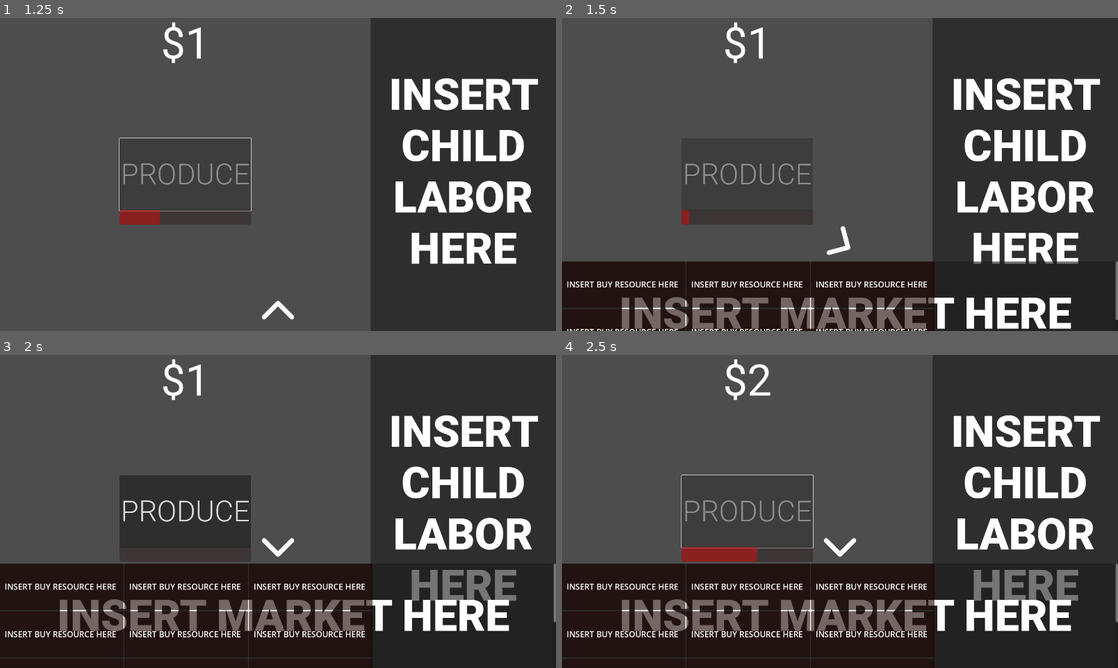
Above: before the commit, frames 1-4 (two rows, left to right).
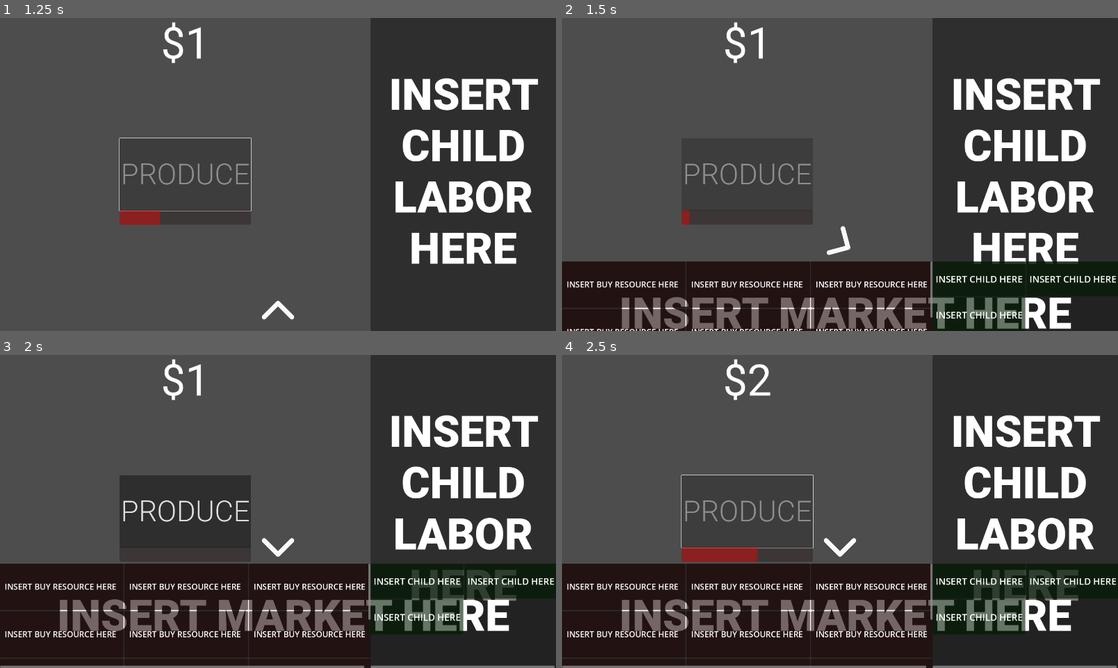
Above: after the commit, the same moments.

Repository: LowBudgetGameDev/Industrial-Revolution-Game
Game: Godot game, scene res://Scenes/Game_Scene.tscn
The game is run twice, just before and just after one commit, with the same random seed, the same clock (stepped at 60 frames per second) and the same inputs.
Inputs (mouse positions are in pixels of both pictures, inside the frame that each line leads up to):
- Up to frame 1 (1.25 s): click "PRODUCE" at 0.5 s
- Up to frame 2 (1.5 s): click (840, 312) at 1.25 s
- Up to frame 3 (2 s): no input
- Up to frame 4 (2.5 s): click "PRODUCE" at 2 s

Frame 1 is identical in both runs. In frame 2, 1.6% of the frame differs, in the area x 66-100%, y 77-100%; in frame 3, 3.3%, in the area x 0-100%, y 66-100%; in frame 4, 3.3%.

Commit message:
Added code to add Market Workers.

Diff:
--- /dev/null
+++ b/Scenes/MarketWorkerUI.tscn
@@ -0,0 +1,39 @@
+[gd_scene format=3 uid="uid://d3sur0ighbywx"]
+
+[node name="MarketWorkerUI" type="Control"]
+custom_minimum_size = Vector2(320, 120)
+layout_mode = 3
+anchors_preset = 15
+anchor_right = 1.0
+anchor_bottom = 1.0
+offset_right = -1920.0
+offset_bottom = -1080.0
+grow_horizontal = 2
+grow_vertical = 2
+
+[node name="Panel" type="Panel" parent="."]
+self_modulate = Color(0, 1, 0, 1)
+layout_mode = 1
+anchors_preset = 15
+anchor_right = 1.0
+anchor_bottom = 1.0
+grow_horizontal = 2
+grow_vertical = 2
+
+[node name="RichTextLabel" type="RichTextLabel" parent="Panel"]
+layout_mode = 1
+anchors_preset = 8
+anchor_left = 0.5
+anchor_top = 0.5
+anchor_right = 0.5
+anchor_bottom = 0.5
+offset_left = -149.5
+offset_top = -22.5
+offset_right = 149.5
+offset_bottom = 22.5
+grow_horizontal = 2
+grow_vertical = 2
+theme_override_font_sizes/normal_font_size = 32
+text = "INSERT CHILD HERE"
+fit_content = true
+autowrap_mode = 0
--- a/Scenes/UI.tscn
+++ b/Scenes/UI.tscn
@@ -181,7 +181,7 @@
 [node name="VBoxContainer" type="VBoxContainer" parent="ChildLaborUI/ScrollContainer"]
 layout_mode = 2
 
-[node name="MarketUI" type="Control" parent="." node_paths=PackedStringArray("open_button", "animation_player", "market_resource_container")]
+[node name="MarketUI" type="Control" parent="." node_paths=PackedStringArray("open_button", "animation_player", "market_resource_container", "market_worker_container")]
 layout_mode = 1
 anchors_preset = 7
 anchor_left = 0.5
@@ -197,6 +197,7 @@
 open_button = NodePath("OpenButton")
 animation_player = NodePath("AnimationPlayer")
 market_resource_container = NodePath("ScrollContainer/GridContainer")
+market_worker_container = NodePath("ScrollContainer2/GridContainer")
 
 [node name="AnimationPlayer" type="AnimationPlayer" parent="MarketUI"]
 libraries = {
@@ -248,9 +249,24 @@
 anchors_preset = 15
 anchor_right = 1.0
 anchor_bottom = 1.0
+offset_right = -640.0
+offset_bottom = -0.000244141
 grow_horizontal = 2
 grow_vertical = 2
 
 [node name="GridContainer" type="GridContainer" parent="MarketUI/ScrollContainer"]
 layout_mode = 2
 columns = 3
+
+[node name="ScrollContainer2" type="ScrollContainer" parent="MarketUI"]
+layout_mode = 1
+anchors_preset = 1
+anchor_left = 1.0
+anchor_right = 1.0
+offset_left = -640.0
+offset_bottom = 360.0
+grow_horizontal = 0
+
+[node name="GridContainer" type="GridContainer" parent="MarketUI/ScrollContainer2"]
+layout_mode = 2
+columns = 2
--- a/Scripts/MarketUI.gd
+++ b/Scripts/MarketUI.gd
@@ -3,19 +3,26 @@
 @export var open_button : TextureButton
 @export var animation_player : AnimationPlayer
 @export var market_resource_container : GridContainer
+@export var market_worker_container : GridContainer
 
 var _market_resource : PackedScene
+var _market_worker : PackedScene
 var _is_open := false
 
 # Called when the node enters the scene tree for the first time.
 func _ready():
 	_market_resource = preload("res://Scenes/MarketResourceUI.tscn")
+	_market_worker = preload("res://Scenes/MarketWorkerUI.tscn")
 
 	open_button.pressed.connect(self._toggle_ui)
 
 	for resource in ResourceManager.Resources:
 		var mar_res = _market_resource.instantiate()
 		market_resource_container.add_child(mar_res)
+
+	for i in range(3):
+		var mar_wor = _market_worker.instantiate()
+		market_worker_container.add_child(mar_wor)
 
 func _toggle_ui():
 	if !_is_open:
